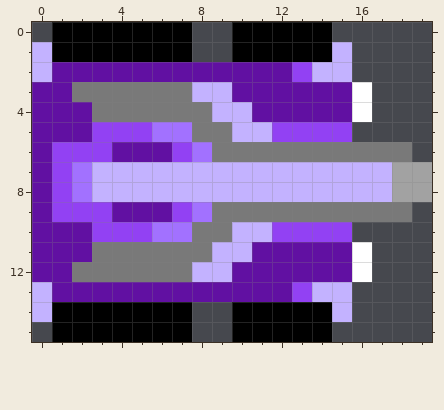
Two versions of one pixel-art sprite, Assets/Sprites/jeep.png. Above is the file before it was changed.
The file is 20x16 pixels.
After the commit:
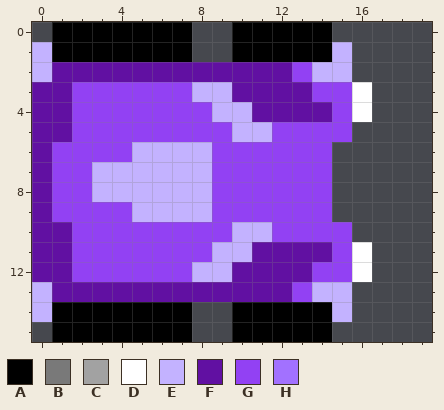
Palette (. is transparent): A #000000  B #797979  C #a2a2a2  D #ffffff  E #c3b2ff  F #6110a2  G #9241f3  H #a271ff
Edits made:
{"y":3,"x":2,"old":"BBBBBB","new":"GGGGGG"}
{"y":3,"x":14,"old":"FF","new":"GG"}
{"y":4,"x":2,"old":"FBBBBBB","new":"GGGGGGG"}
{"y":4,"x":15,"old":"F","new":"G"}
{"y":5,"x":2,"old":"F","new":"G"}
{"y":5,"x":6,"old":"HHBB","new":"GGGG"}
{"y":6,"x":4,"old":"FFFGHBBBBBBBBBB","new":"GEEEEGGGGGG...."}
{"y":7,"x":2,"old":"H","new":"G"}
{"y":7,"x":9,"old":"EEEEEEEEECC","new":"GGGGGG....."}
{"y":8,"x":2,"old":"H","new":"G"}
{"y":8,"x":9,"old":"EEEEEEEEECC","new":"GGGGGG....."}
{"y":9,"x":4,"old":"FFFGHBBBBBBBBBB","new":"GEEEEGGGGGG...."}
{"y":10,"x":2,"old":"F","new":"G"}
{"y":10,"x":6,"old":"HHBB","new":"GGGG"}
{"y":11,"x":2,"old":"FBBBBBB","new":"GGGGGGG"}
{"y":11,"x":15,"old":"F","new":"G"}
{"y":12,"x":2,"old":"BBBBBB","new":"GGGGGG"}
{"y":12,"x":14,"old":"FF","new":"GG"}
{"label":"changed","picture_box":[72,82,432,282]}
